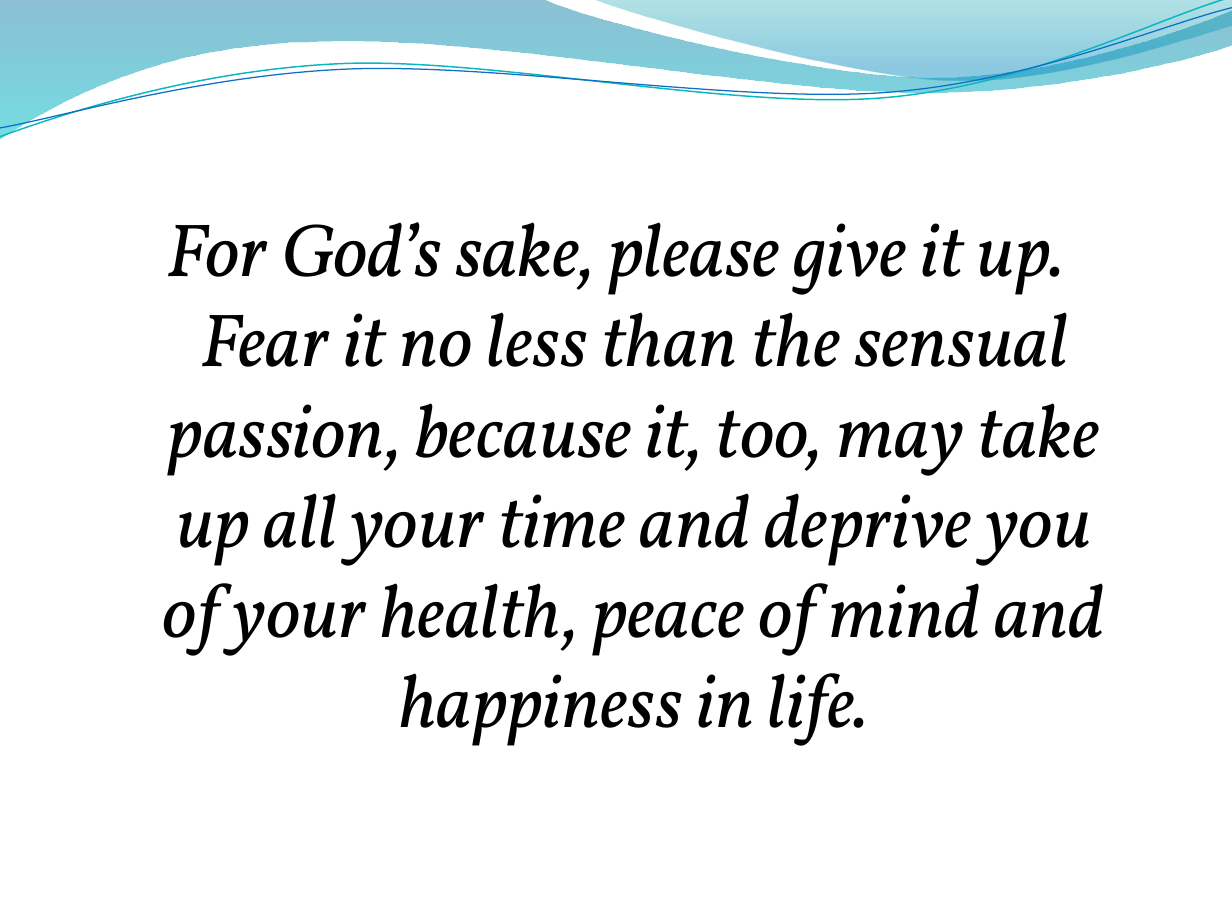
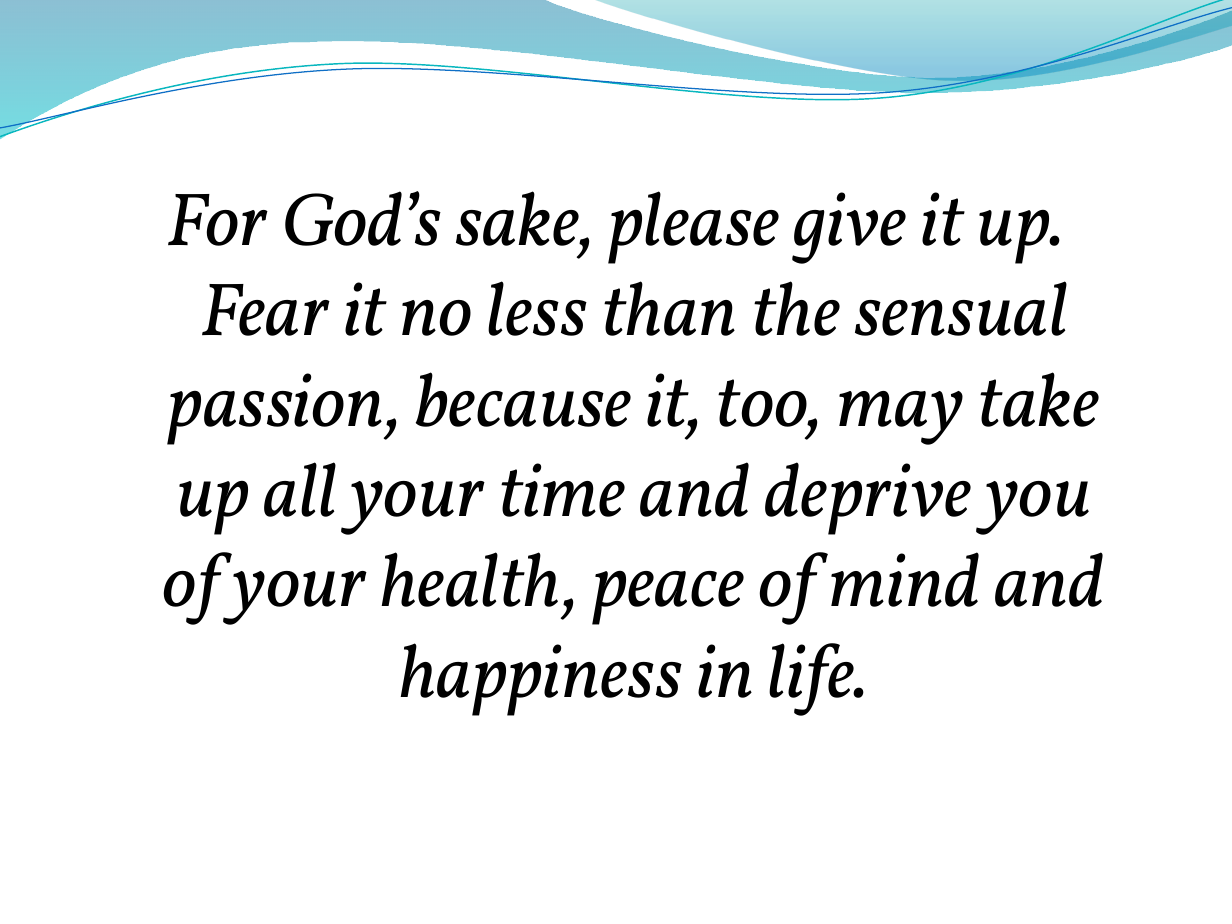
Before and after one commit to velociraptors/math361, a slide deck: slide 2 of hplanes.pptx. Drawn at 1232x924 pixels with LibreOffice and Linux fonts; fonts in the diff are those of the drawing; background and template pictures are left out. Boxes give left, top, right and bottom in pixels: in the first picture for what was removed or moved away, otherwise in the second. Text is boxed around its words. In the diff, an @@ line names an element or a change of style, - is before the commit and + after.

```diff
--- a/hplanes.pptx
+++ b/hplanes.pptx
@@ text "For God’s sake, please give ...": place and size @@
-text "For God’s sake, please give ..." at [163, 222, 1105, 746]
+text "For God’s sake, please give ..." at [163, 191, 1105, 716]
```
Also in this commit, not shown: 1 other slide changed.
